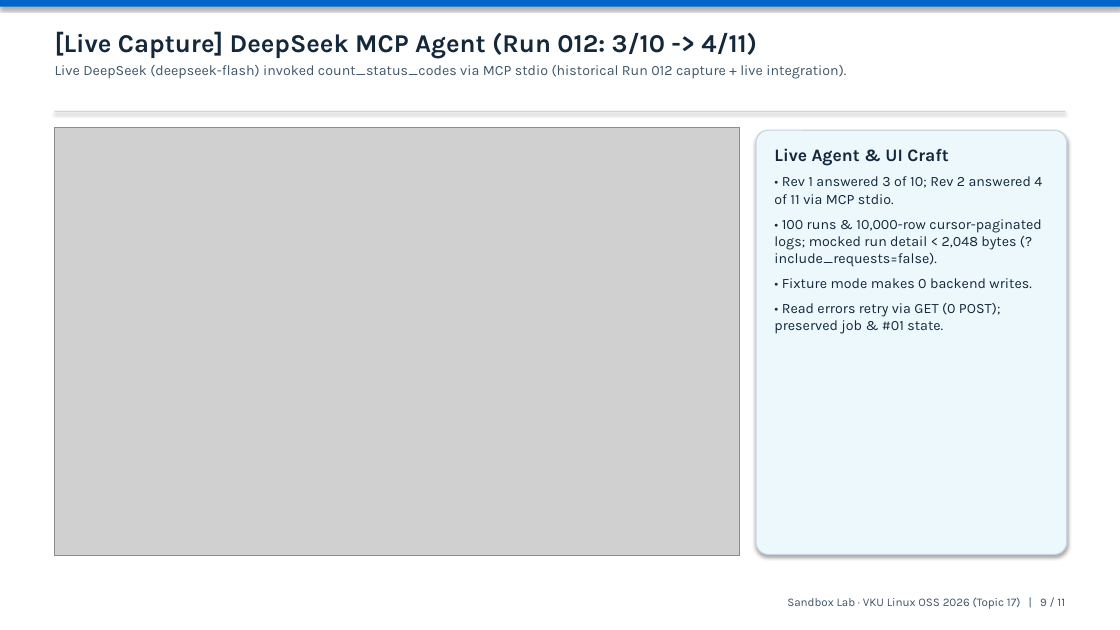
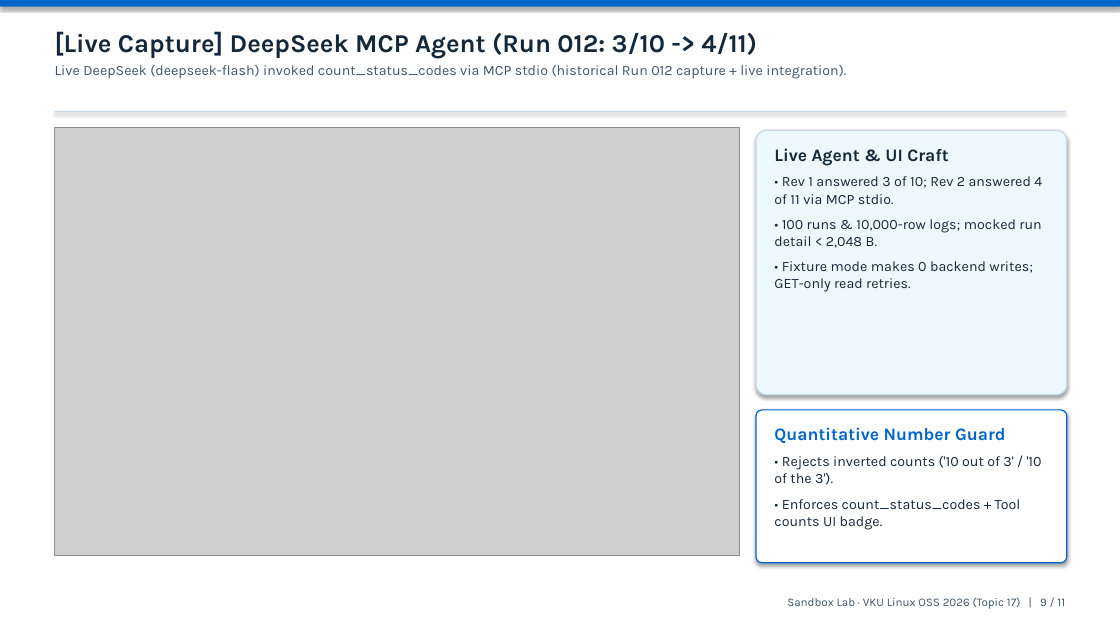
Before and after one commit to Xlinhx/MaNguonMoLinux, a slide deck: slide 9 of deliverables/slides.pptx. Drawn at 1120x630 pixels with LibreOffice and Linux fonts; fonts in the diff are those of the drawing; grey boxes stand for pictures. Boxes give left, top, right and bottom in pixels: in the first picture for what was removed or moved away, otherwise in the second. Text is boxed around its words. In the diff, an @@ line names an element or a change of style, - is before the commit and + after.

```diff
--- a/deliverables/slides.pptx
+++ b/deliverables/slides.pptx
@@ rounded rectangle: place and size @@
-rounded rectangle at box(756, 130, 1067, 555)
+rounded rectangle at box(756, 130, 1067, 395)
@@ text at box(774, 219, 1041, 292): text changed @@
-• 100 runs & 10,000-row cursor-paginated logs; mocked run detail < 2,048 bytes (?include_requests=false).
-• Fixture mode makes 0 backend writes.
-• Read errors retry via GET (0 POST); preserved job & #01 state.
+• 100 runs & 10,000-row logs; mocked run detail < 2,048 B.
+• Fixture mode makes 0 backend writes; GET-only read retries.
@@ rounded rectangle added at box(756, 410, 1067, 563), fill #FFFFFF, outline #0065C9 1 pt @@
@@ text added at box(774, 427, 1042, 530), 12.2 pt, text #14283B @@
+Quantitative Number Guard
+• Rejects inverted counts ('10 out of 3' / '10 of the 3').
+• Enforces count_status_codes + Tool counts UI badge.
```
Also in this commit, not shown: 7 other slides changed, 27 other files.
